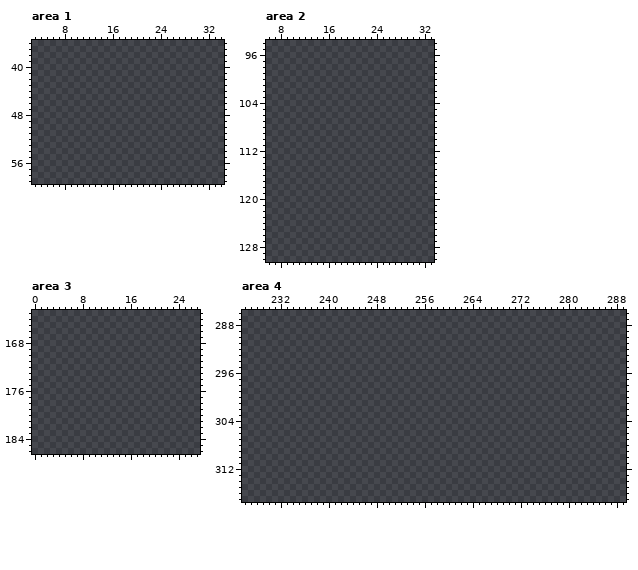
File history of a pixel-art file, Assets/_Project/art/Sprites/Aseprite/newMinimalWeapon1/miniWeapons1.aseprite. The first picture shows the starting point.
512x512 pixels, 1 frame. Pixels under 10% opacity are left out. Colours within 5 levels of each other are drawn and written as one. Shown: area 1: x 3..34, y 36..59; area 2: x 6..33, y 94..130; area 3: x 0..27, y 163..186; area 4: x 226..289, y 286..317. The commit also changed other parts of the picture, which this record leaves out.
After the commit:
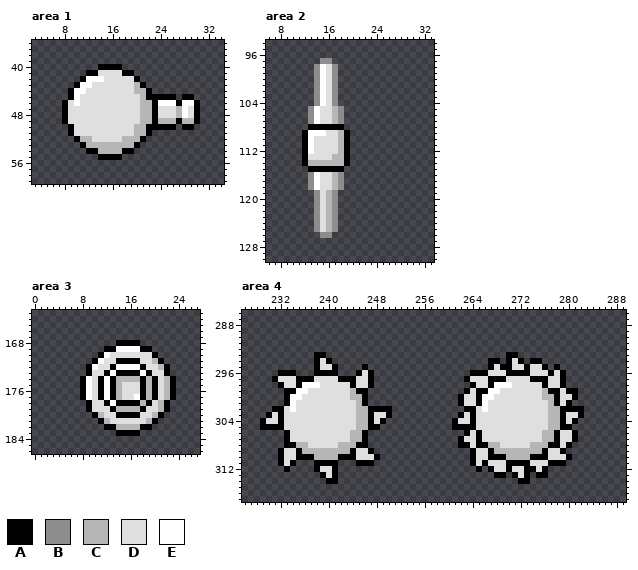
Palette (. is transparent): A #000000  B #8d8d8d  C #b6b6b6  D #dfdfdf  E #ffffff
Change:
Area 1, layer "Layer 2":
y 40: x 14..17 .... -> AAAA
y 41: x 12..19 ........ -> AADDDDAA
y 42: x 11..20 .......... -> AEEEDDDDDA
y 43: x 10..21 ............ -> AEEDDDDDDDCA
y 44: x 9..22 .............. -> AEEDDDDDDDDCCA
y 45: x 9..26 .................. -> AEDDDDDDDDDDCAAAAA; x 28..29 .. -> AA
y 46: x 8..30 ....................... -> ADEDDDDDDDDDDCCAEEEAEEA
y 47..48: x 8..30 ....................... -> ADDDDDDDDDDDDCCADDDCEDA
y 49: x 8..30 ....................... -> ADDDDDDDDDDDDCCACCCACCA
y 50: x 9..26 .................. -> ADDDDDDDDDDCCAAAAA; x 28..29 .. -> AA
y 51: x 9..22 .............. -> ADDDDDDDDDDCCA
y 52: x 10..21 ............ -> ACCDDDDDCCCA
y 53: x 11..20 .......... -> ACCCCCCCCA
y 54: x 12..19 ........ -> AACCCCAA
y 55: x 14..17 .... -> AAAA
Area 2, layer "Layer 2":
y 97: x 15..16 .. -> BB
y 98..104: x 14..17 .... -> BEDB
y 105..107: x 13..18 ...... -> BEDDCB
y 108: x 13..18 ...... -> AAAAAA
y 109: x 12..19 ........ -> AEEEDDCA
y 110..112: x 12..19 ........ -> AEDDDDCA
y 113: x 12..19 ........ -> ADDDDCCA
y 114: x 12..19 ........ -> ACCCCCCA
y 115: x 13..18 ...... -> AAAAAA
y 116..118: x 13..18 ...... -> BEDDCB
y 119..125: x 14..17 .... -> BDCB
y 126: x 15..16 .. -> BB
Area 3, layer "Layer 2":
y 168: x 14..17 .... -> AAAA
y 169: x 12..19 ........ -> AAEEEEAA
y 170: x 11..20 .......... -> AEDDDDDDDA
y 171: x 10..21 ............ -> AEDDAAAADDCA
y 172: x 9..22 .............. -> AEDDAEEEEADDCA
y 173: x 9..22 .............. -> ADDAEAAAAEADDA
y 174: x 8..23 ................ -> AEDAEACCCCACADCA
y 175..176: x 8..23 ................ -> AEDAEACDDDACADCA
y 177: x 8..23 ................ -> AEDAEACDDEACADCA
y 178: x 9..22 .............. -> ADDAEAAAACADCA
y 179: x 9..22 .............. -> ADDDACCCCADDCA
y 180: x 10..21 ............ -> ACDDAAAADDCA
y 181: x 11..20 .......... -> ACDDDDDDCA
y 182: x 12..19 ........ -> AACCCCAA
y 183: x 14..17 .... -> AAAA
Area 4, layers "Layer 6", "Layer 8":
y 293: x 238..239 .. -> AA; x 270..271 .. -> AA
y 294: x 238..240 ... -> ADA; x 267..268 .. -> AA; x 270..272 ... -> ADA; x 274..275 .. -> AA
y 295: x 238..241 .... -> ADDA; x 246 . -> A; x 267..276 .......... -> ADAADDADDA; x 278 . -> A
y 296: x 232..234 ... -> AAA; x 238..241 .... -> AAAA; x 245..247 ... -> ADA; x 264..279 ................ -> AAADDDAAAADDDADA
y 297: x 231..247 ................. -> ADDDAAADDDDAAADDA; x 263..279 ................. -> ADDDAAADDDDAAADDA
y 298: x 232..247 ................ -> ADDAEEEDDDDDADDA; x 264..279 ................ -> ADDAEEEDDDDDADDA
y 299: x 233..246 .............. -> AAEEDDDDDDDCAA; x 263..281 ................... -> ADAAEEDDDDDDDCAADAA
y 300: x 233..246 .............. -> AEEDDDDDDDDCCA; x 262..281 .................... -> ADDAEEDDDDDDDDCCADDA
y 301: x 233..246 .............. -> AEDDDDDDDDDDCA; x 262..280 ................... -> ADDAEDDDDDDDDDDCADA
y 302: x 231..250 .................... -> AADEDDDDDDDDDDCCAAAA; x 263..282 .................... -> AADEDDDDDDDDDDCCAAAA
y 303: x 230..250 ..................... -> ADADDDDDDDDDDDDCCADDA; x 262..282 ..................... -> ADADDDDDDDDDDDDCCADDA
y 304: x 229..249 ..................... -> ADDADDDDDDDDDDDDCCADA; x 261..281 ..................... -> ADDADDDDDDDDDDDDCCADA
y 305: x 229..248 .................... -> AAAADDDDDDDDDDDDCCAA; x 261..280 .................... -> AAAADDDDDDDDDDDDCCAA
y 306: x 233..246 .............. -> ADDDDDDDDDDCCA; x 263..281 ................... -> ADADDDDDDDDDDCCADDA
y 307: x 233..246 .............. -> ADDDDDDDDDDCCA; x 262..281 .................... -> ADDADDDDDDDDDDCCADDA
y 308: x 233..246 .............. -> AACCDDDDDCCCAA; x 262..280 ................... -> AADAACCDDDDDCCCAADA
y 309: x 232..247 ................ -> ADDACCCCCCCCADDA; x 264..279 ................ -> ADDACCCCCCCCADDA
y 310: x 232..248 ................. -> ADDAAACCCCAAADDDA; x 264..280 ................. -> ADDAAACCCCAAADDDA
y 311: x 232..234 ... -> ADA; x 238..241 .... -> AAAA; x 245..247 ... -> AAA; x 264..279 ................ -> ADADDDAAAADDDAAA
y 312: x 233 . -> A; x 238..241 .... -> ADDA; x 265 . -> A; x 267..276 .......... -> ADDADDAADA
y 313: x 239..241 ... -> ADA; x 268..269 .. -> AA; x 271..273 ... -> ADA; x 275..276 .. -> AA
y 314: x 240..241 .. -> AA; x 272..273 .. -> AA
Where, in picture pixels (left, top, right, bottom), the same in both pictures:
added: (62, 64, 200, 160)
added: (302, 58, 350, 238)
added: (80, 340, 176, 436)
added: (260, 352, 392, 484)
added: (452, 352, 584, 484)
